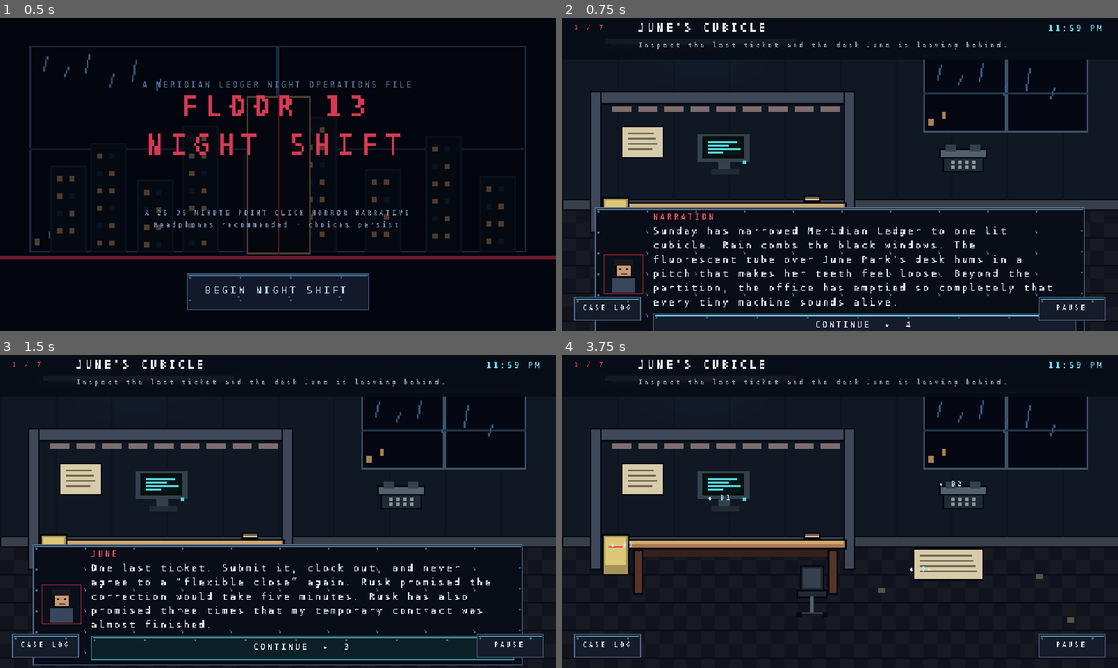
Above: before the commit, frames 1-4 (two rows, left to right).
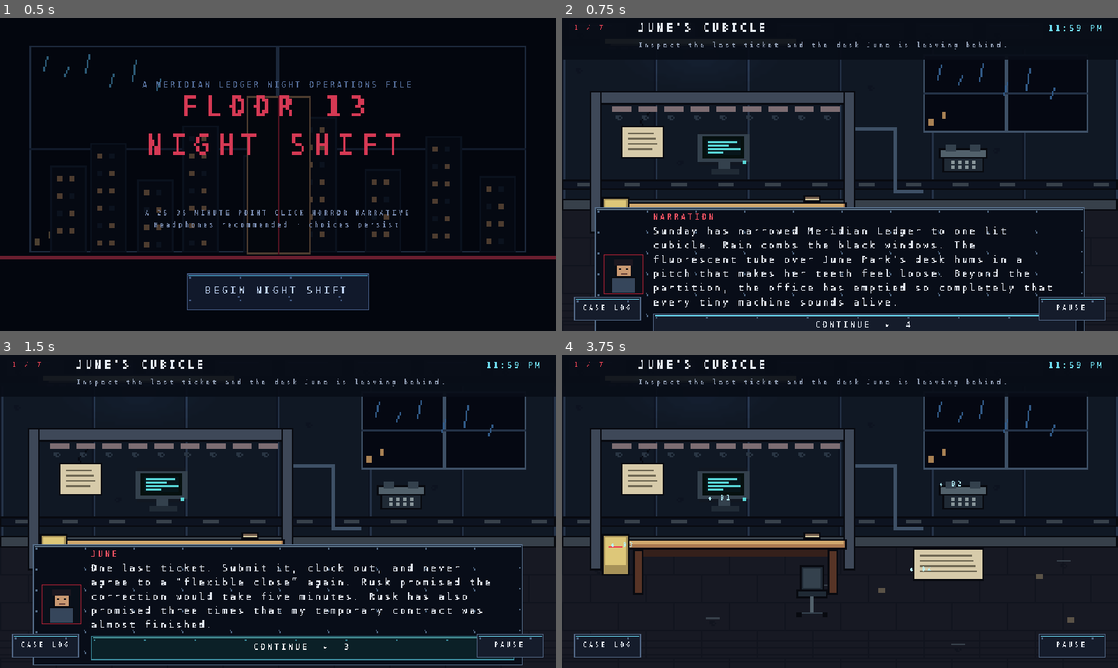
Above: after the commit, the same moments.

Repository: bfstone25-stack/play
Game: Godot game, scene res://scenes/main.tscn
Same seed, same stepped clock (60 frames per second), same inputs: the game is played once before the commit and once after it.
Inputs:
- Up to frame 1 (0.5 s): no input
- Up to frame 2 (0.75 s): click "BEGIN NIGHT SHIFT" at 0.5 s
- Up to frame 3 (1.5 s): click "CONTINUE ▸ 4" at 1.25 s
- Up to frame 4 (3.75 s): click "CONTINUE ▸ 3" at 2 s; click "CONTINUE ▸ 2" at 2.75 s; click "CONTINUE ▸ 1" at 3.5 s

Frame 1 is identical in both runs. In frame 2, 1.4% of the frame differs, in the area x 0-100%, y 13-62%; in frame 3, 1.4%; in frame 4, 1.5%, in the area x 0-100%, y 13-93%.

Commit message:
Author detailed pixel materials for Floor 13
Co-authored-by: bfstone25-stack <bfstone25-stack@users.noreply.github.com>

Diff:
--- a/beat-monday/scripts/office_builder.gd
+++ b/beat-monday/scripts/office_builder.gd
@@ -46,7 +46,7 @@
 func _process(delta: float) -> void:
 	phase += delta
 	if is_instance_valid(scanner):
-		var y := 174.0 + sin(phase * 2.7) * 9.0
+		var y := roundf(174.0 + sin(phase * 2.7) * 9.0)
 		scanner.points = PackedVector2Array([Vector2(-24, y), Vector2(664, y)])
 		scanner.modulate.a = 0.62 + 0.25 * sin(phase * 6.0)
 	if is_instance_valid(coworker) and state.get("eli_stance", "") == "SUSPECT":
@@ -123,15 +123,7 @@
 	if str(state.get("contract", "")) == "SIGN":
 		scene_sprite.modulate = Color("#ff8c83")
 
-func _light_texture() -> GradientTexture2D:
-	var gradient := Gradient.new()
-	gradient.colors = PackedColorArray([Color(1, 1, 1, 0.26), Color(1, 1, 1, 0)])
-	gradient.offsets = PackedFloat32Array([0.0, 1.0])
-	var texture := GradientTexture2D.new()
-	texture.gradient = gradient
-	texture.width = 48
-	texture.height = 24
-	texture.fill = GradientTexture2D.FILL_RADIAL
-	texture.fill_from = Vector2(0.5, 0.5)
-	texture.fill_to = Vector2(1.0, 0.5)
-	return texture
+func _light_texture() -> Texture2D:
+	# Authored four-band 48x24 alpha ramp with a dithered edge. Keeping this
+	# as a nearest-filtered PNG avoids a smooth runtime radial gradient.
+	return load("res://assets/pixel/light_pool.png")
Binary file added: beat-monday/assets/pixel/light_pool.png
Binary file changed: beat-monday/assets/pixel/scene_breakroom.png
Binary file changed: beat-monday/assets/pixel/scene_cubicle.png
Binary file changed: beat-monday/assets/pixel/scene_lobby.png
Binary file changed: beat-monday/assets/pixel/scene_manager.png
Binary file changed: beat-monday/assets/pixel/scene_office.png
Binary file changed: beat-monday/assets/pixel/scene_server.png
Binary file changed: beat-monday/assets/pixel/scene_stairs.png
Not shown, changed: beat-monday/tools/audit_pixel_art.py
Not shown, changed: beat-monday/tools/generate_pixel_art.py
